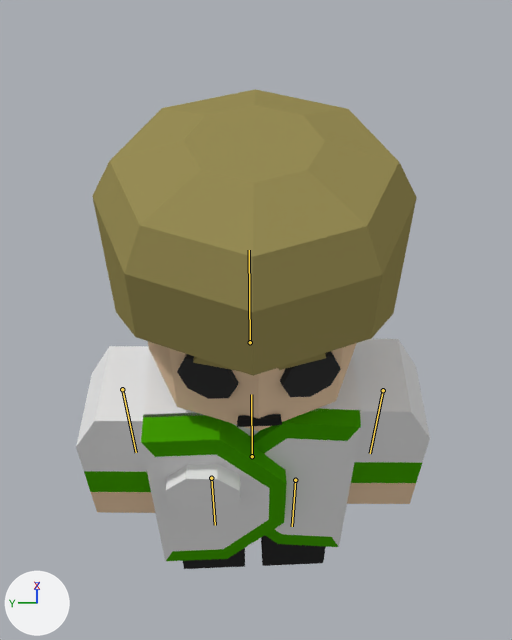
The Blender file Symbiosis/Assets/Models/Enemy_Green_1.blend as it was, and as the next commit left it.
The view is the same before and after, from a camera (50 mm lens) standing at (-0.985, 0.006, 2.126) and looking at (0.207, 0.014, 0.886). The lights are fixed; the arrows at lower left show +X, +Y and +Z. The bones that bend it are drawn over the model as lines.

In view in the first picture: 'Arm.True.L', 'Arm.True.R', 'Body', 'Eyes', 'Greenlogo', 'Hair', 'Head', 'Jacket1', 'Leg.L', 'Leg.R', 'Mouth', 'Mouth.001', 'TrueJacket'.
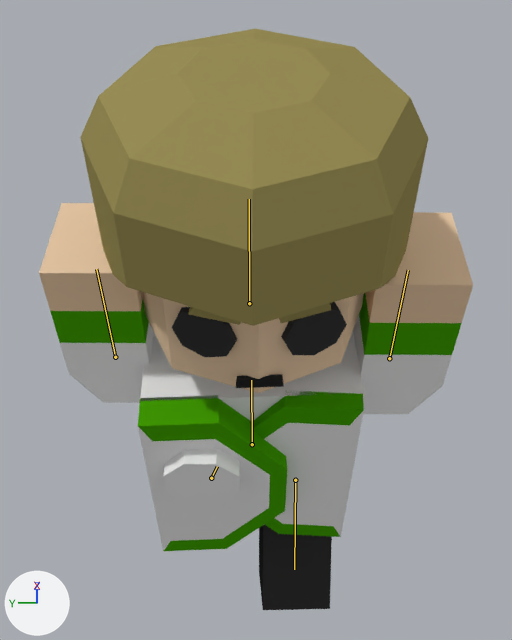
The newer file adds an action. The first version stands in its rest pose; the second is drawn at frame 45 of the action 'Player.Fear'.

What the commit changed:
Bone 'Bone' (bone_bone) moves from (0.0, 0.0, 0.0) to (0.0, 0.193, 0.0).
Bone 'Bone.001' (bone_bone_001) turns from (0, 0, 0) to (37, 0, 0) degrees about its own x, y and z.
Bone 'Bone.002' (bone_bone_002) turns from (0, 0, 0) to (-39, 0, 0) degrees about its own x, y and z.
Bone 'Bone.003' (bone_bone_003) moves from (0.0, 0.0, 0.0) to (0.0, -0.401, 0.0).
Bone 'Bone.003' (bone_bone_003) turns from (0, 0, 0) to (180, 0, 0) degrees about its own x, y and z.
Bone 'Bone.004' (bone_bone_004) moves from (0.0, 0.0, 0.0) to (0.0, 0.415, 0.0).
Bone 'Bone.005' (bone_bone_005) moves from (0.0, 0.0, 0.0) to (0.0, -0.401, 0.0).
Bone 'Bone.005' (bone_bone_005) turns from (0, 0, 0) to (180, 0, 0) degrees about its own x, y and z.

Boxes (x1, y1, x2, y2) around the edits, measured in the pictures (512 x 640 px):
'Hair', posed (7% wider)
    before: (92, 89, 417, 376)
    after: (80, 29, 428, 326)
'Arm.True.L', posed (44% wider, 22% taller)
    before: (347, 339, 430, 504)
    after: (353, 212, 473, 414)
'Arm.True.R', posed
    before: (76, 346, 155, 513)
    after: (39, 203, 154, 403)
'Jacket1', posed
    before: (141, 413, 287, 561)
    after: (138, 396, 287, 551)
'TrueJacket', posed
    before: (252, 408, 361, 547)
    after: (252, 390, 364, 537)
'Body', posed
    before: (144, 350, 362, 437)
    after: (140, 331, 365, 525)
'Leg.L', posed
    before: (261, 535, 326, 566)
    after: (259, 525, 332, 610)
'Greenlogo', posed
    before: (166, 464, 240, 516)
    after: (163, 449, 240, 504)
'Leg.R', posed (not visible afterwards)
    before: (183, 548, 245, 569)
bone 'Bone', root to tip
    before: (252, 456) to (251, 394)
    after: (252, 444) to (251, 380)
bone 'Bone.001', root to tip
    before: (295, 480) to (292, 526)
    after: (295, 480) to (294, 569)
bone 'Bone.002', root to tip
    before: (211, 478) to (215, 525)
    after: (211, 478) to (217, 466)
bone 'Bone.003', root to tip
    before: (383, 390) to (370, 453)
    after: (389, 358) to (408, 270)
bone 'Bone.004', root to tip
    before: (250, 342) to (249, 250)
    after: (249, 303) to (249, 199)
bone 'Bone.005', root to tip
    before: (122, 389) to (136, 452)
    after: (115, 357) to (96, 269)
